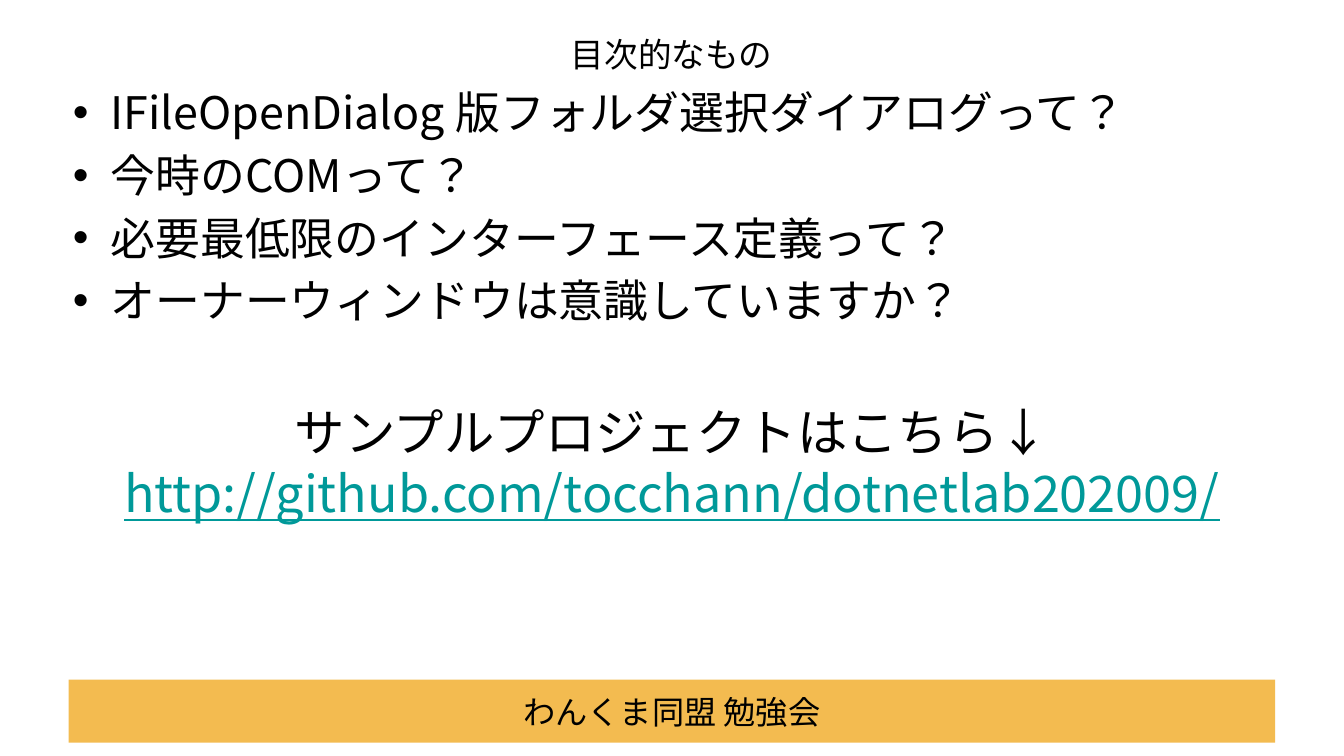
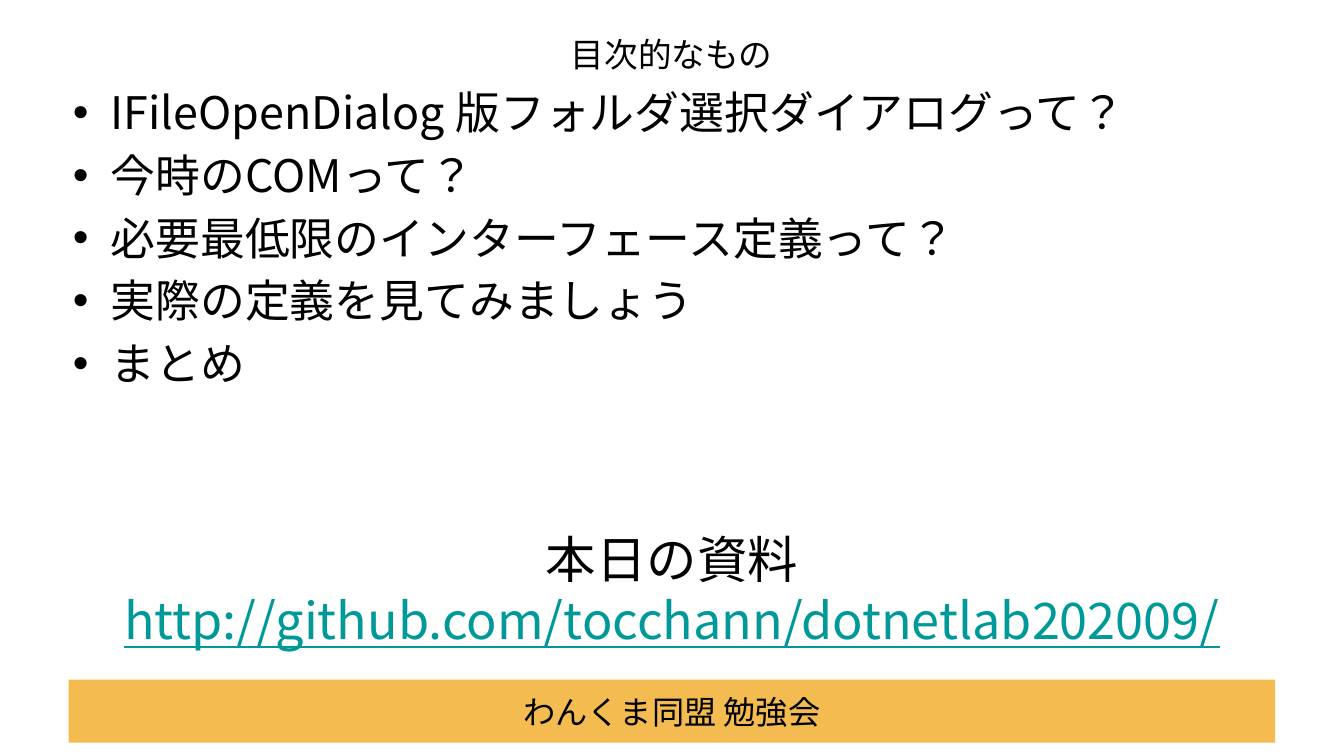
Before and after one commit to Tocchann/dotnetlab202009, a slide deck: slide 3 of Documents/セッション資料.pptx. Drawn at 1344x756 pixels with LibreOffice and Linux fonts; fonts in the diff are those of the drawing; background and template pictures are left out. Boxes give left, top, right and bottom in pixels: in the first picture for what was removed or moved away, otherwise in the second. Text is boxed around its words. In the diff, an @@ line names an element or a change of style, - is before the commit and + after.

```diff
--- a/Documents/セッション資料.pptx
+++ b/Documents/セッション資料.pptx
@@ text at box(111, 279, 694, 382): text changed @@
-• オーナーウィンドウは意識していますか？
+• 実際の定義を見てみましょう
+• まとめ
@@ text at box(124, 535, 1220, 652): text changed @@
-サンプルプロジェクトはこちら↓
-http://github.com/tocchann/dotnetlab202009/
+本日の資料
+http://github.com/tocchann/dotnetlab202009/
```
Also in this commit, not shown: 4 other slides changed, 9 slides added, 5 other files.
